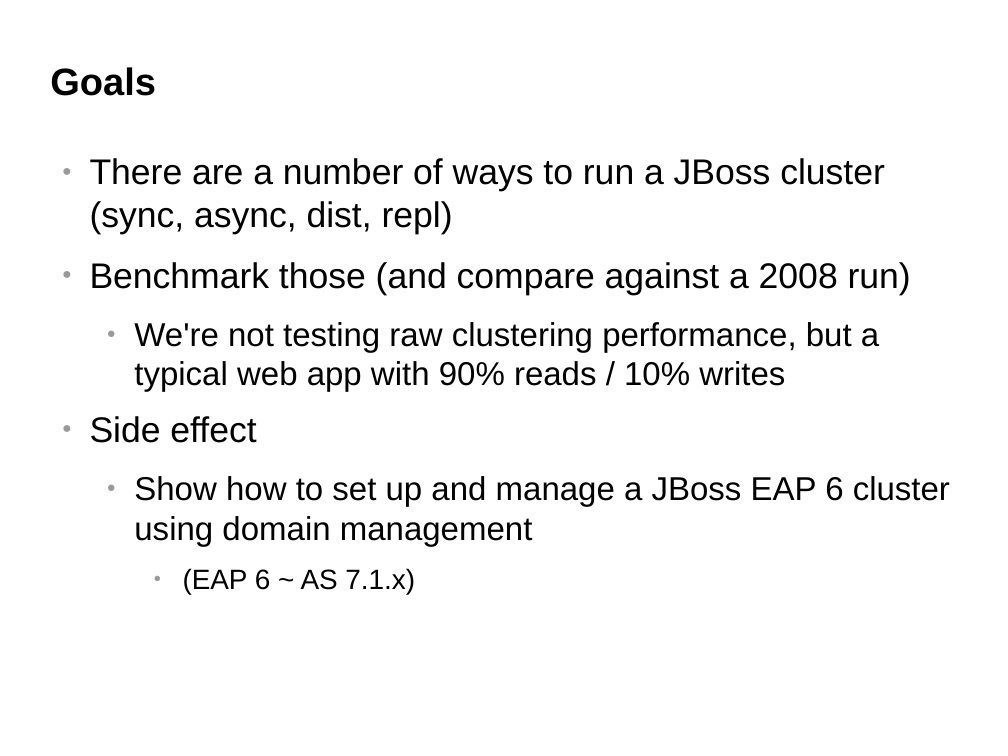
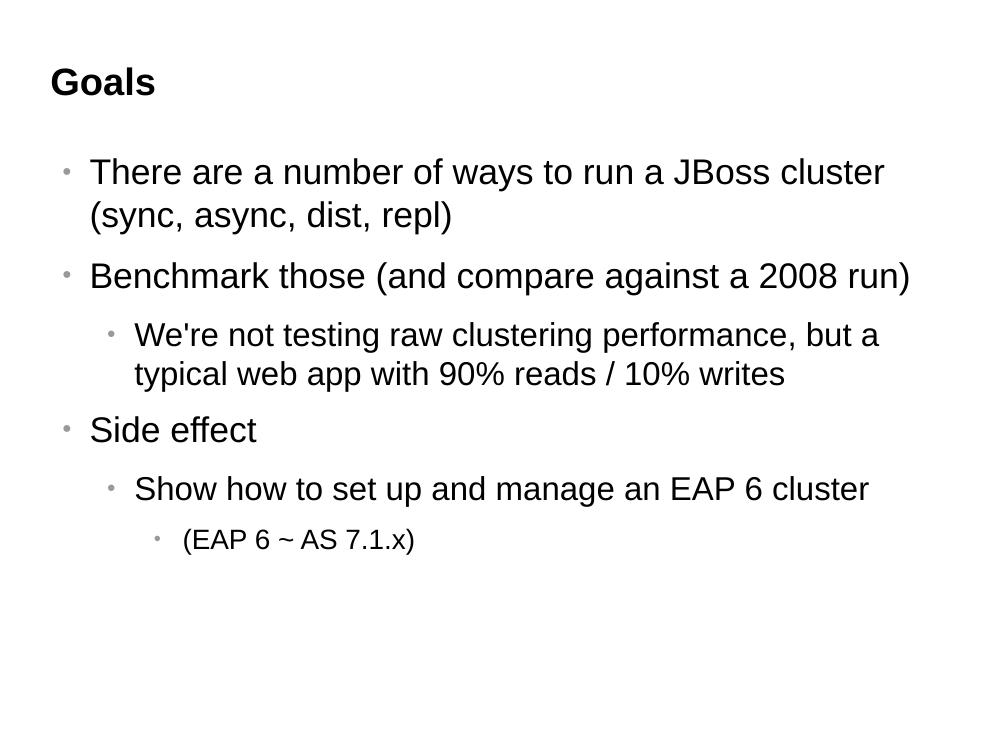
Before and after one commit to belaban/SessionPerf, a slide deck: slide 3 of docs/jbw2012.odp. Drawn at 1008x756 pixels with LibreOffice and Linux fonts; fonts in the diff are those of the drawing; background and template pictures are left out. Boxes give left, top, right and bottom in pixels: in the first picture for what was removed or moved away, otherwise in the second. Text is boxed around its words. In the diff, an @@ line names an element or a change of style, - is before the commit and + after.

```diff
--- a/docs/jbw2012.odp
+++ b/docs/jbw2012.odp
@@ text at [134, 476, 869, 507]: text changed @@
-  ● Show how to set up and manage a JBoss EAP 6 cluster using domain management
+  ● Show how to set up and manage an EAP 6 cluster
```
Also in this commit, not shown: 3 other slides changed, 2 slides added, 5 slides removed, 1 other file.
